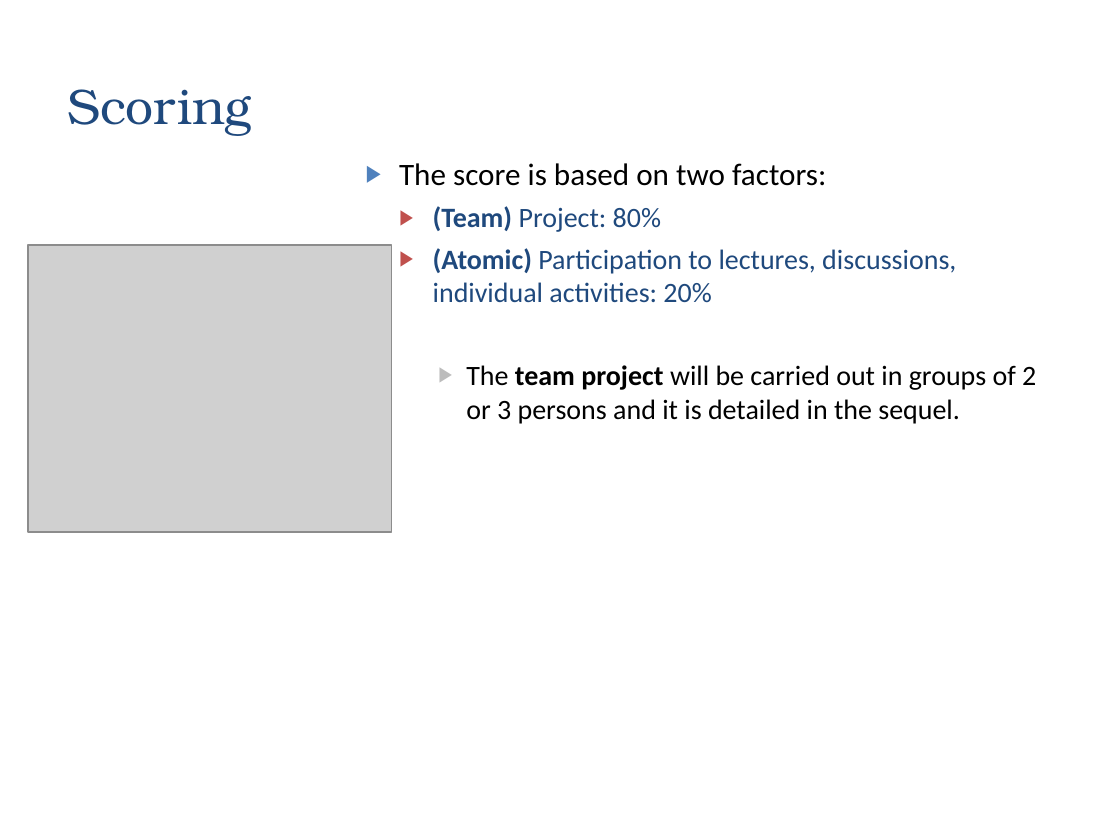
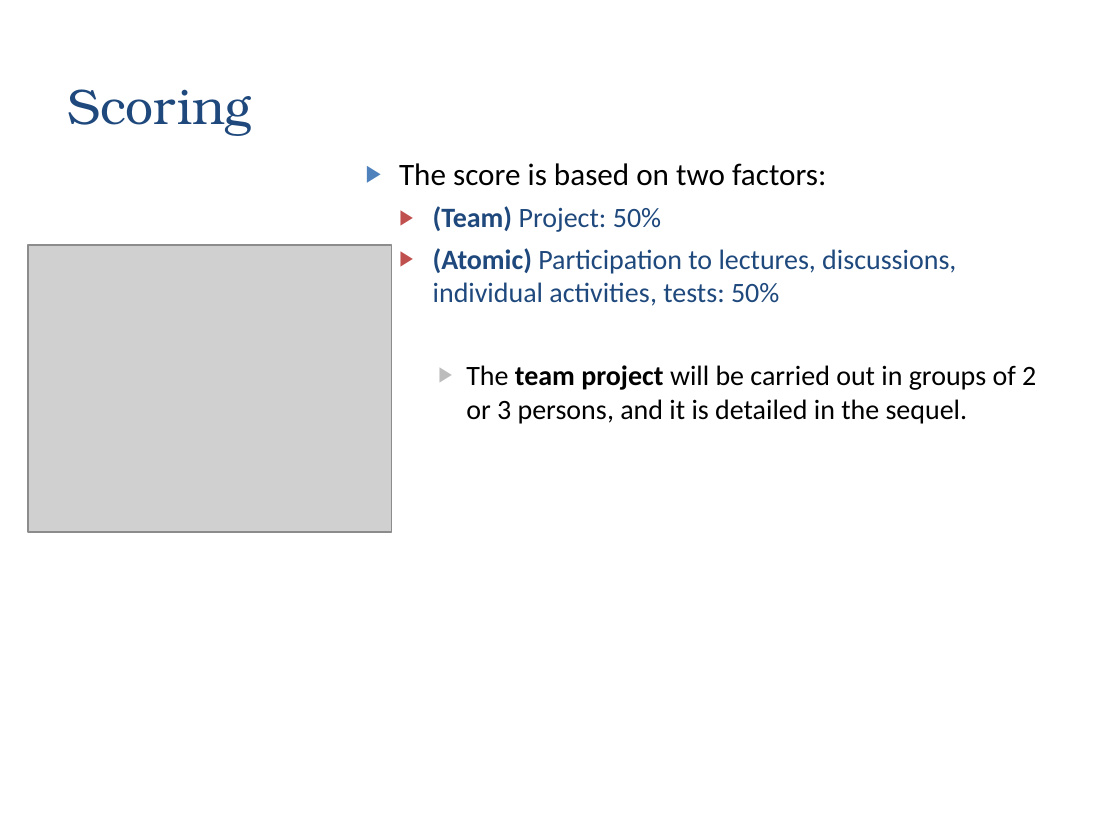
Before and after one commit to zarras/L1-slides, a slide deck: slide 4 of 1-SoftDataEvol-OORP-Intro.ppt. Drawn at 1120x840 pixels with LibreOffice and Linux fonts; fonts in the diff are those of the drawing; grey boxes stand for pictures. Boxes give left, top, right and bottom in pixels: in the first picture for what was removed or moved away, otherwise in the second. Text is boxed around its words. In the diff, an @@ line names an element or a change of style, - is before the commit and + after.

```diff
--- a/1-SoftDataEvol-OORP-Intro.ppt
+++ b/1-SoftDataEvol-OORP-Intro.ppt
@@ text at <box>433,206,1036,424</box>: text changed @@
-  ▶ (Team) Project: 80%
-  ▶ (Atomic) Participation to lectures, discussions, individual activities: 20%
-    ▶ The team project will be carried out in groups of 2 or 3 persons and it is detailed in the sequel.
+  ▶ (Team) Project: 50%
+  ▶ (Atomic) Participation to lectures, discussions, individual activities, tests: 50%
+    ▶ The team project will be carried out in groups of 2 or 3 persons, and it is detailed in the sequel.
```
Also in this commit, not shown: 3 other slides changed, 7 other files.
